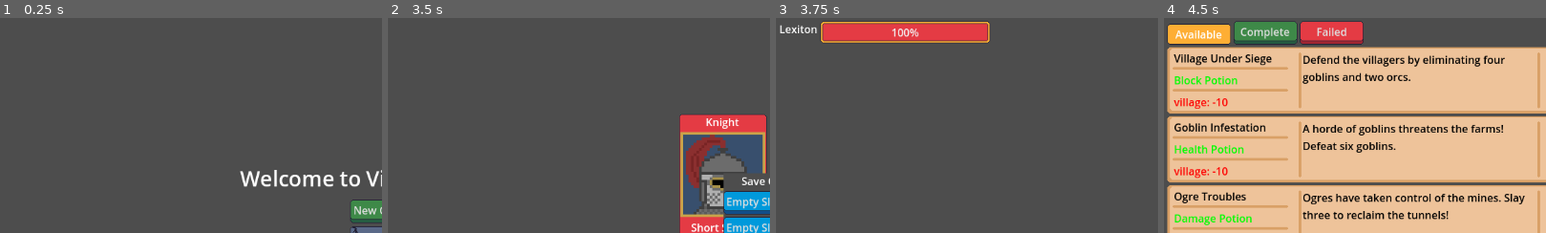
Above: before the commit, frames 1-4 (left to right).
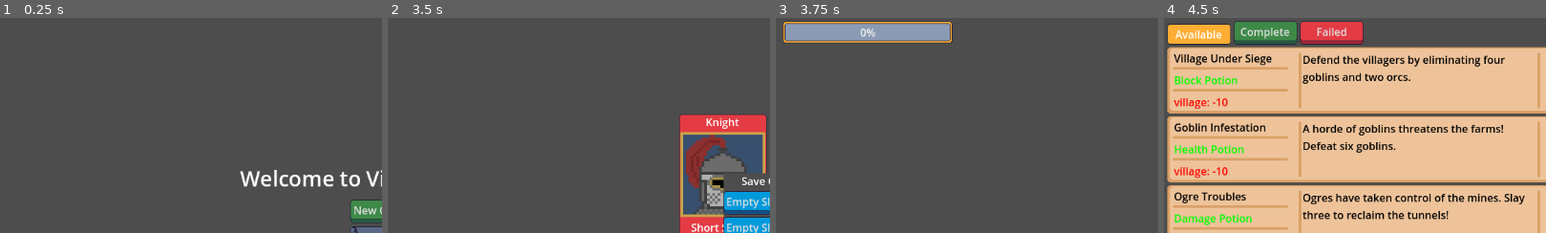
Above: after the commit, the same moments.

Repository: navtges3/PixelValley
Game: Godot game, scene res://scenes/ui/screens/main_menu_screen.tscn
Same seed, same stepped clock (60 frames per second), same inputs: the game is played once before the commit and once after it.
Inputs (mouse positions are % of the whole screen's width and height, from its top left):
- Up to frame 1 (0.25 s): no input
- Up to frame 2 (3.5 s): click "New Game" at 0.5 s; click (56, 65) at 1.27 s; type "Alex" at 1.35 s; click (44, 42) at 2.02 s; click "Create Hero" at 2.75 s
- Up to frame 3 (3.75 s): click "Empty Slot 1" at 3.5 s
- Up to frame 4 (4.5 s): click "Quests" at 4.25 s
The pictures show only the part of the screen within x 0-50%, y 0-50%; the shares and areas given below are measured in that part.

Frames 1-2 are identical in both runs. In frame 3, 4.8% of the frame differs, in the area x 1-56%, y 1-12%; in frame 4, nothing differs.
Error after the commit: Invalid call. Nonexistent function 'get_save_data' in base 'Nil'. (res://scripts/world/village.gd:20)

Commit message:
Added new shop class to village

Diff:
--- a/scripts/world/shop.gd
+++ b/scripts/world/shop.gd
@@ -3,3 +3,27 @@
 
 @export var name: String
 @export var inventory: Array[ItemStack] = []
+
+func add_item(item: Item, count: int = 1) -> void:
+	for item_stack: ItemStack in inventory:
+		if item == item_stack.item:
+			item_stack.count += 1
+			return
+	var new_item := ItemStack.new(item, count)
+	inventory.append(new_item)
+
+func get_save_data() -> Dictionary:
+	var inventory_data_array: Array = []
+	for item_stack in inventory:
+		inventory_data_array.append(item_stack.get_save_data())
+	return {
+		"name": name,
+		"inventory": inventory_data_array,
+	}
+
+static func create_from_data(data: Dictionary) -> Shop:
+	var shop = Shop.new()
+	var saved_inventory: Array = data.get("inventory", [])
+	for item_stack in saved_inventory:
+		shop.inventory.append(ItemStack.create_from_data(item_stack))
+	return shop
--- a/scripts/world/village.gd
+++ b/scripts/world/village.gd
@@ -2,9 +2,10 @@
 
 class_name Village
 
-@export var name := "Lexiton"
-@export var max_hp := 100
-@export var current_hp := 100
+@export var name: String
+@export var max_hp: int
+@export var current_hp: int
+@export var shop: Shop
 
 func take_damage(amount: int) -> void:
 	current_hp = max(current_hp - amount, 0)
@@ -19,7 +20,8 @@
 	return {
 		"name": name,
 		"max_hp": max_hp,
-		"current_hp": current_hp
+		"current_hp": current_hp,
+		"shop": shop.get_save_data()
 	}
 
 static func create_from_data(data: Dictionary) -> Village:
@@ -27,4 +29,5 @@
 	village.name = data.get("name", "Lexiton")
 	village.max_hp = data.get("max_hp", 100)
 	village.current_hp = data.get("current_hp", 100)
+	village.shop = Shop.create_from_data(data.get("shop"))
 	return village
